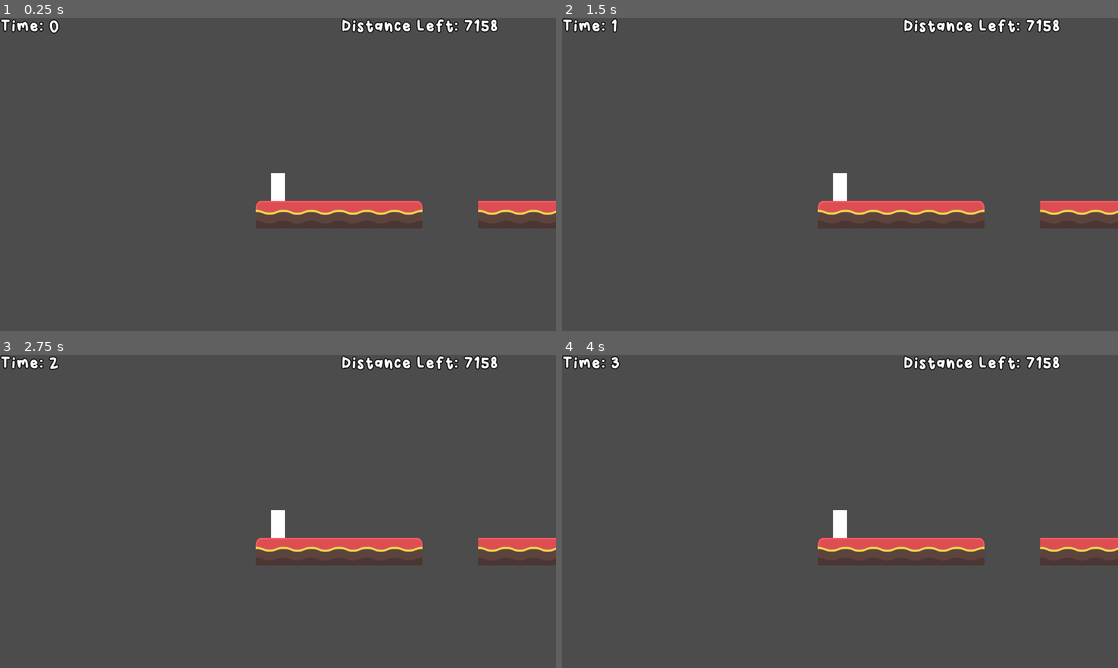
Above: before the commit, frames 1-4 (two rows, left to right).
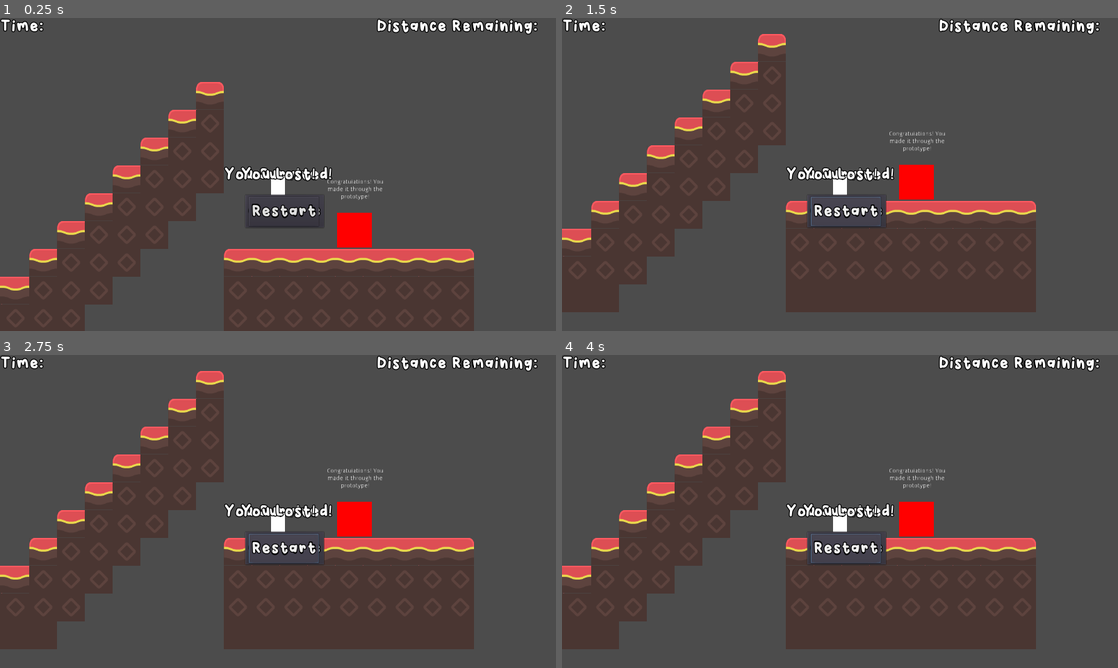
Above: after the commit, the same moments.

Repository: jonahshader/back5_platformer_unit3
Game: Godot game, scene res://Prototype_Level_Layout.tscn
Two runs of this game, one before a commit and one after it. Both use one fixed random seed, a clock stepped at 60 frames per second and the inputs below. This scene is started directly instead of the project's main scene.
Inputs (mouse positions are in pixels of both pictures, inside the frame that each line leads up to):
- Up to frame 1 (0.25 s): no input
- Up to frame 2 (1.5 s): click (845, 212) at 0.5 s, where only the run after the commit has a clickable "Restart"; click (845, 212) at 1.25 s, where only the run after the commit has a clickable "Restart"
- Up to frame 3 (2.75 s): click (283, 549) at 2 s, where only the run after the commit has a clickable "Restart"
- Up to frame 4 (4 s): click (845, 549) at 2.75 s, where only the run after the commit has a clickable "Continue"; click (845, 549) at 3.5 s, where only the run after the commit has a clickable "Continue"

The runs differ from the first frame. In frame 1, 24% of the frame differs, in the area x 0-100%, y 0-100%; in frame 2, 27%; in frame 3, 27%; in frame 4, 27%, in the area x 0-100%, y 0-94%.
Error after the commit: Parse Error: Indented block expected after declaration of "_on_ContinueButton_pressed" function. (res://scenes/menus/GameHud.gd:46)

Commit message:
added game over, win stuff to hud

Diff:
--- a/Prototype_Level_Layout.tscn
+++ b/Prototype_Level_Layout.tscn
@@ -8,7 +8,7 @@
 [node name="Node" type="Node"]
 
 [node name="Player" parent="." instance=ExtResource( 1 )]
-position = Vector2( 51.2359, 1020.76 )
+position = Vector2( 7036.24, 698.22 )
 
 [node name="TileMap" parent="." instance=ExtResource( 2 )]
 tile_data = PoolIntArray( 458841, 0, 8, 458844, 0, 4, 458859, 0, 4, 524360, 0, 1, 524361, 0, 2, 524362, 0, 3, 524380, 0 …(4762 unchanged characters)…
@@ -28,4 +28,4 @@
 [node name="GameHud" parent="." instance=ExtResource( 3 )]
 
 [node name="Safehouse" parent="." instance=ExtResource( 4 )]
-position = Vector2( 7204.8, 768.33 )
+position = Vector2( 7211.83, 788.896 )
--- a/scenes/Safehouse.tscn
+++ b/scenes/Safehouse.tscn
@@ -7,6 +7,9 @@
 
 [node name="Safehouse" type="Area2D"]
 script = ExtResource( 1 )
+__meta__ = {
+"_edit_group_": true
+}
 
 [node name="ColorRect" type="ColorRect" parent="."]
 margin_left = -40.0
--- a/scenes/menus/GameHud.gd
+++ b/scenes/menus/GameHud.gd
@@ -14,11 +14,34 @@
 	distance_left = player.position.distance_to(safehouse.position)
 
 func _ready():
+	$ContinueButton.hide()
+	$RestartButton.hide()
+	$WinLabel.hide()
+	$LoseLabel.hide()
 	calc_dist_left()
 
 
 func _process(delta):
 	calc_dist_left()
-	$DistanceLeftLabel.text = "Distance Left: " + str(int(distance_left))
+	$DistanceLeftLabel.text = "Distance Left: " + str(int(distance_left / 50))
 	$TimeLabel.text = "Time: " + str(int(time))
 	time += delta
+
+func gameover():
+	$LoseLabel.show()
+	yield(get_tree().create_timer(1.5), "timeout")
+	$RestartButton.show()
+
+func survived():
+	$WinLabel.show()
+	yield(get_tree().create_timer(1.5), "timeout")
+	$ContinueButton.show()
+
+
+
+func _on_ContinueButton_pressed():
+
+
+
+func _on_RestartButton_pressed():
+	pass # Replace with function body.
--- a/scenes/menus/GameHud.tscn
+++ b/scenes/menus/GameHud.tscn
@@ -15,7 +15,8 @@
 [node name="DistanceLeftLabel" type="Label" parent="."]
 anchor_left = 1.0
 anchor_right = 1.0
-margin_left = -495.0
+margin_left = -412.0
+margin_right = -3.0
 margin_bottom = 51.0
 custom_fonts/font = SubResource( 1 )
 text = "Distance Remaining:"
@@ -31,3 +32,60 @@
 __meta__ = {
 "_edit_use_anchors_": false
 }
+
+[node name="WinLabel" type="Label" parent="."]
+anchor_left = 0.5
+anchor_top = 0.5
+anchor_right = 0.5
+anchor_bottom = 0.5
+margin_left = -124.5
+margin_top = -19.5
+margin_right = 124.5
+margin_bottom = 19.5
+custom_fonts/font = SubResource( 1 )
+text = "You Survived!"
+align = 1
+__meta__ = {
+"_edit_use_anchors_": false
+}
+
+[node name="LoseLabel" type="Label" parent="."]
+anchor_left = 0.5
+anchor_top = 0.5
+anchor_right = 0.5
+anchor_bottom = 0.5
+margin_left = -86.0
+margin_top = -19.5
+margin_right = 86.0
+margin_bottom = 19.5
+custom_fonts/font = SubResource( 1 )
+text = "You Lost!"
+align = 1
+__meta__ = {
+"_edit_use_anchors_": false
+}
+
+[node name="ContinueButton" type="Button" parent="."]
+margin_left = 564.653
+margin_top = 407.0
+margin_right = 745.653
+margin_bottom = 482.0
+custom_fonts/font = SubResource( 1 )
+text = "Continue"
+__meta__ = {
+"_edit_use_anchors_": false
+}
+
+[node name="RestartButton" type="Button" parent="."]
+margin_left = 573.49
+margin_top = 411.326
+margin_right = 710.49
+margin_bottom = 479.326
+custom_fonts/font = SubResource( 1 )
+text = "Restart"
+__meta__ = {
+"_edit_use_anchors_": false
+}
+
+[connection signal="pressed" from="ContinueButton" to="." method="_on_ContinueButton_pressed"]
+[connection signal="pressed" from="RestartButton" to="." method="_on_RestartButton_pressed"]
--- a/scenes/objects/Player.gd
+++ b/scenes/objects/Player.gd
@@ -23,3 +23,12 @@
 
 	if Input.is_action_just_pressed("jump") and is_on_floor():
 		vel.y -= jump_force
+
+
+func gameover():
+	hide()
+	pass
+
+func survived():
+	hide()
+	pass
